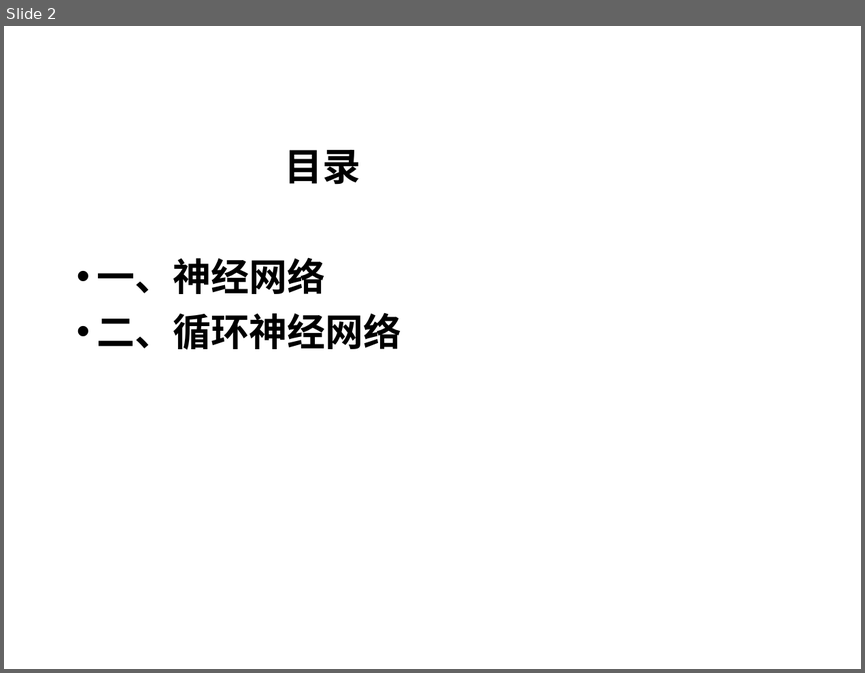
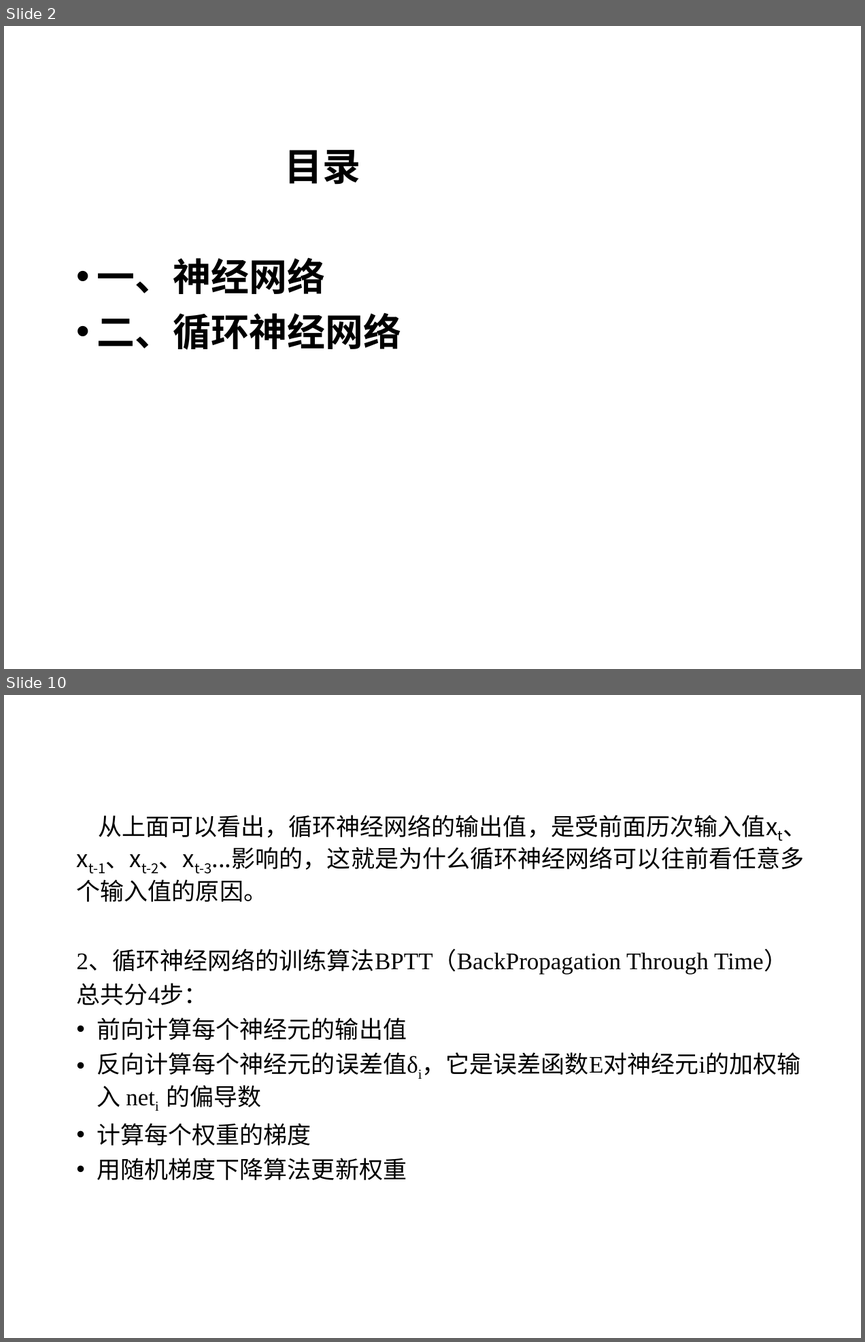
Before and after one commit to sunyisgithub/Git, a slide deck: 循环神经网络（Recurrent Neural Network）.ppt. Shown one above the other, each under a label of ours: slide 2 before the commit, slides 2 and 10 after it; the slides between them are not shown. The pictures are 865x673 and 865x1342 pixels, drawn with LibreOffice and Linux fonts; fonts in the diff are those of the drawing; background and template pictures are left out. Boxes give left, top, right and bottom in pixels: in the first picture for what was removed or moved away, otherwise in the second. Text is boxed around its words. In the diff, an @@ line names an element or a change of style, - is before the commit and + after.

Commit message:
循环神经网络2

```diff
--- a/循环神经网络（Recurrent Neural Network）.ppt
+++ b/循环神经网络（Recurrent Neural Network）.ppt
@@ slide 10 added at (x1=4, y1=695, x2=861, y2=1338), background picture (left out) @@
@@ text added at (x1=77, y1=815, x2=806, y2=1180), 20 pt, text #000000 @@
+从上面可以看出，循环神经网络的输出值，是受前面历次输入值xt、xt-1、xt-2、xt-3...影响的，这就是为什么循环神经网络可以往前看任意多个输入值的原因。
+2、循环神经网络的训练算法BPTT（BackPropagation Through Time）
+总共分4步：
+• 前向计算每个神经元的输出值
+• 反向计算每个神经元的误差值δi，它是误差函数E对神经元i的加权输入 neti 的偏导数
+• 计算每个权重的梯度
+• 用随机梯度下降算法更新权重
```
Also in this commit, not shown: 3 slides changed, 13 other slides added, 15 slides removed.
